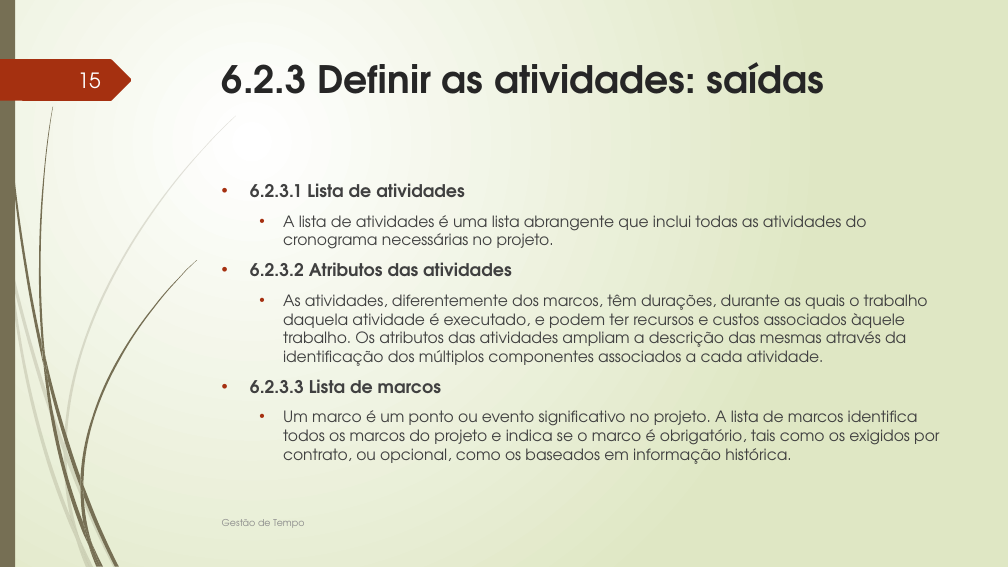
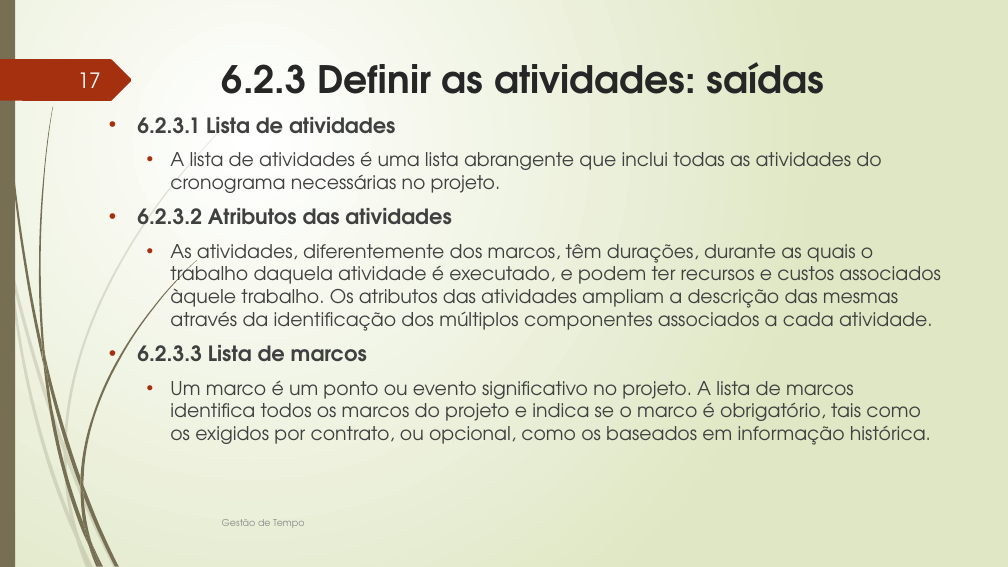
Before and after one commit to FabioMassaretto/GerenciamentoTempoProjeto, a slide deck: slide 17 of GERENCIAMENTO DO TEMPO DO PROJETO.pptx (slide 15 before the commit). Drawn at 1008x567 pixels with LibreOffice and Linux fonts; fonts in the diff are those of the drawing. Boxes give left, top, right and bottom in pixels: in the first picture for what was removed or moved away, otherwise in the second. Text is boxed around its words. In the diff, an @@ line names an element or a change of style, - is before the commit and + after.

Commit message:
Trabalho pronto

```diff
--- a/GERENCIAMENTO DO TEMPO DO PROJETO.pptx
+++ b/GERENCIAMENTO DO TEMPO DO PROJETO.pptx
@@ page number at [78,72,101,88]: text changed @@
-15
+17
@@ text "6.2.3.1 Lista de atividades": place and size @@
-text "6.2.3.1 Lista de atividades" at [250,183,939,464]
+text "6.2.3.1 Lista de atividades" at [137,117,940,445]
@@ text "6.2.3.1 Lista de atividades" at [137,117,940,445]: size 16.6 to 20 pt in "6.2.3.1 Lista de atividades", "6.2.3.2 Atributos das atividades", "6.2.3.3 Lista de marcos"; size 14.8 to 18 pt in "A lista de atividades é uma lista ...", "As atividades, diferentemente dos marcos, têm durações, ...", "Um marco é um ponto ou evento ..." @@
```
Also in this commit, not shown: 23 other slides changed, 64 slides added.
